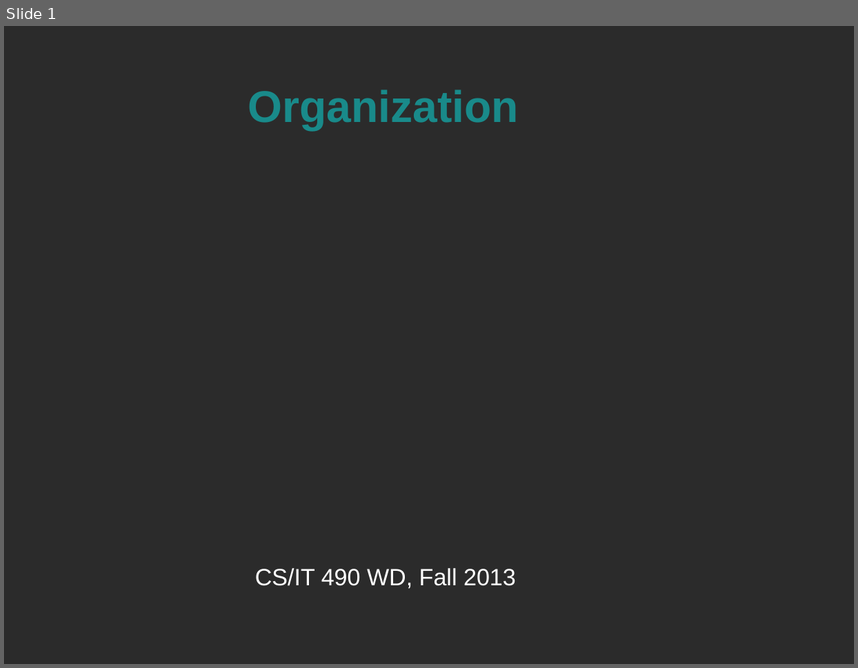
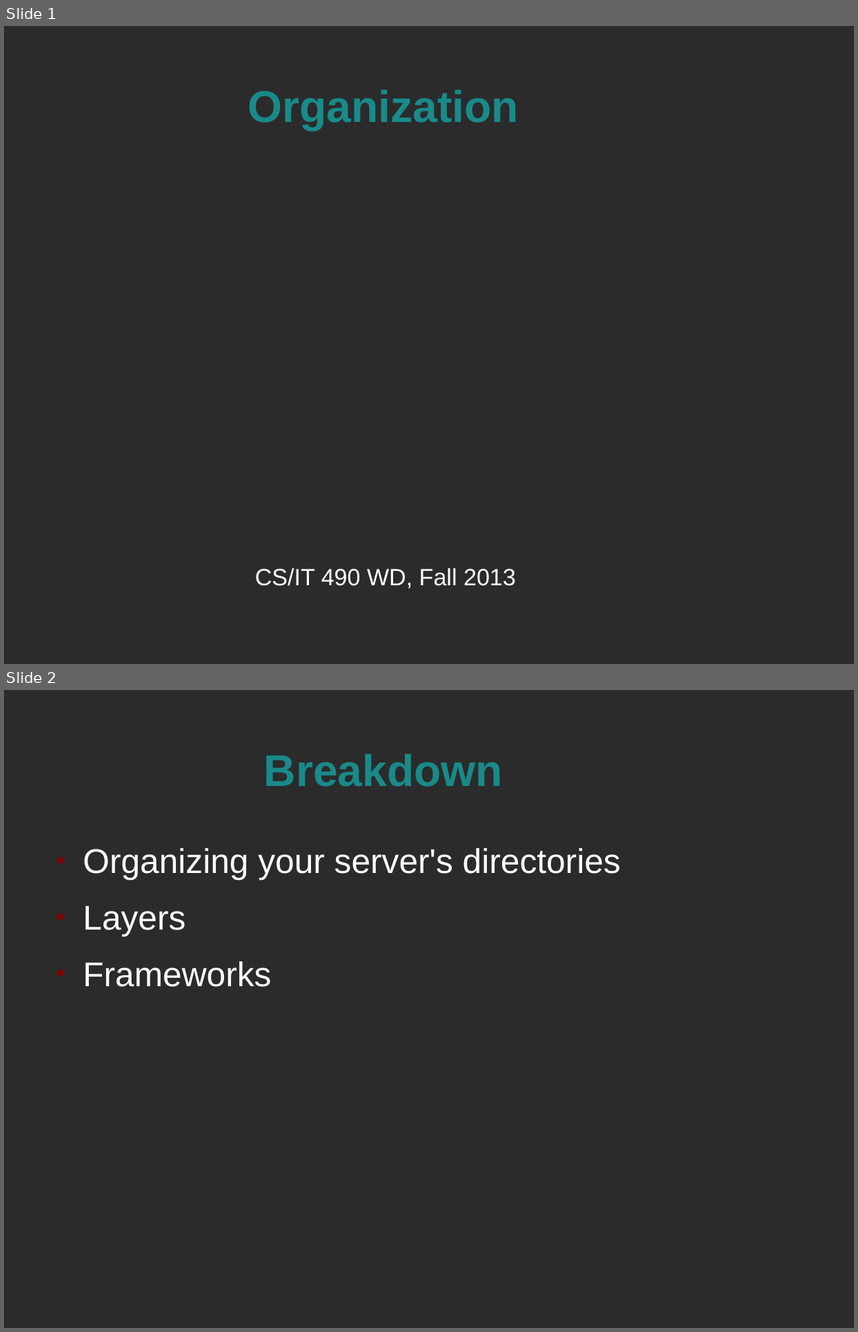
Before and after one commit to spellbindguy/Web-Development, a slide deck: Lectures/05 PHP/Organization.odp. Shown one above the other, each under a label of ours: slide 1 before the commit, slides 1 and 2 after it. The pictures are 858x668 and 858x1332 pixels, drawn with LibreOffice and Linux fonts; fonts in the diff are those of the drawing; background and template pictures are left out; a plain dark background stands for a picture behind light text. Boxes give left, top, right and bottom in pixels: in the first picture for what was removed or moved away, otherwise in the second. Text is boxed around its words. In the diff, an @@ line names an element or a change of style, - is before the commit and + after.

Commit message:
Layers and Frameworks, whee

```diff
--- a/Lectures/05 PHP/Organization.odp
+++ b/Lectures/05 PHP/Organization.odp
@@ slide 2 added at (4, 690, 854, 1328), background picture (left out) @@
@@ title added at (264, 753, 503, 787), 41.4 pt, text #198A8A, bold @@
+Breakdown
@@ text added at (83, 848, 621, 987), 32 pt, text #FFFFFF @@
+● Organizing your server's directories
+● Layers
+● Frameworks
```
Also in this commit, not shown: 22 other slides added, 2 slides removed, 1 other file.
